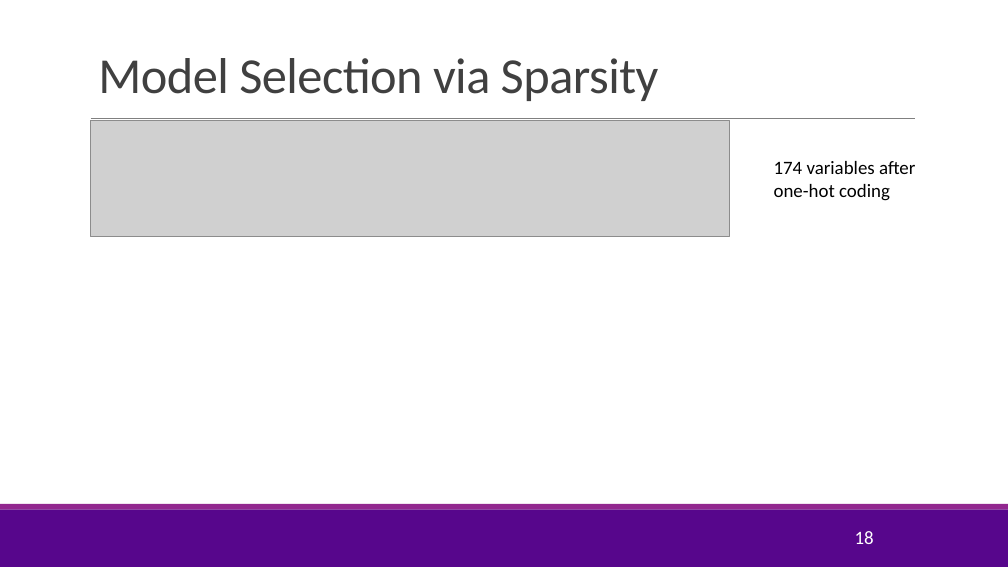
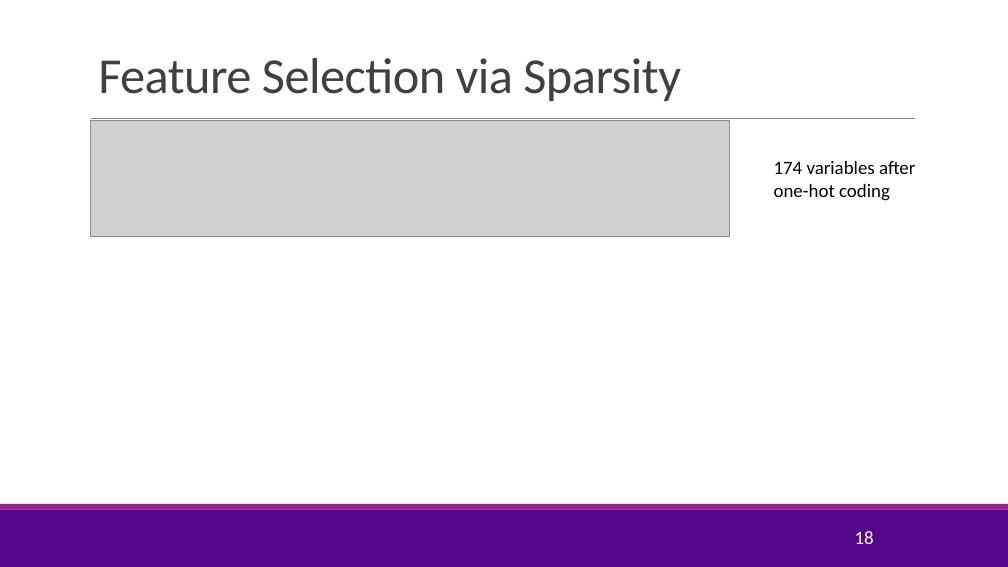
Before and after one commit to pliugithub/MachineLearning, a slide deck: slide 18 of lectures/Lect05_Lasso.pptx. Drawn at 1008x567 pixels with LibreOffice and Linux fonts; fonts in the diff are those of the drawing; grey boxes stand for pictures; background and template pictures are left out. Boxes give left, top, right and bottom in pixels: in the first picture for what was removed or moved away, otherwise in the second. Text is boxed around its words. In the diff, an @@ line names an element or a change of style, - is before the commit and + after.

```diff
--- a/lectures/Lect05_Lasso.pptx
+++ b/lectures/Lect05_Lasso.pptx
@@ title at (98,58,681,101): text changed @@
-Model Selection via Sparsity
+Feature Selection via Sparsity
```
Also in this commit, not shown: 2 other slides changed, 1 other file.
